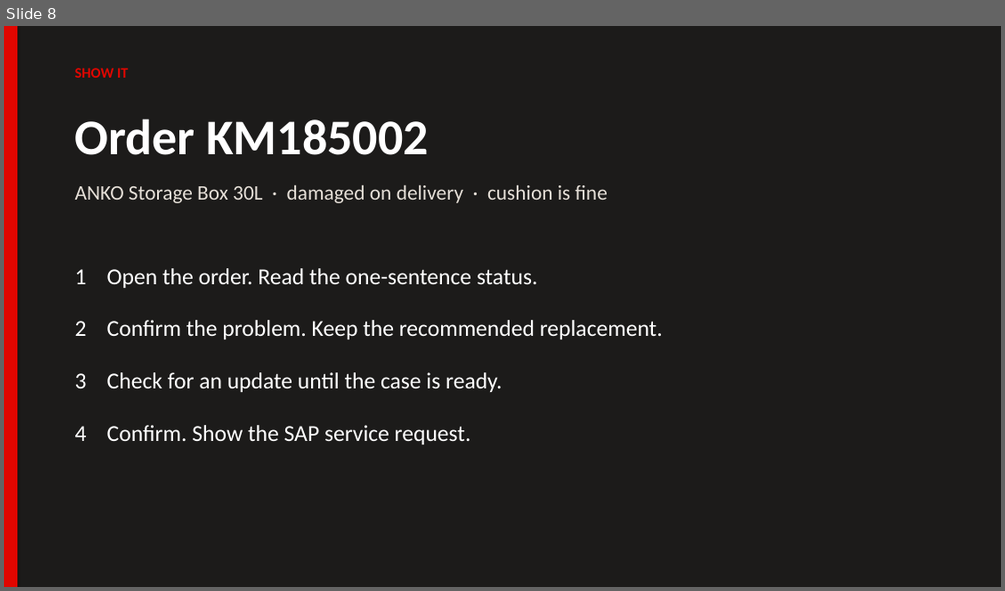
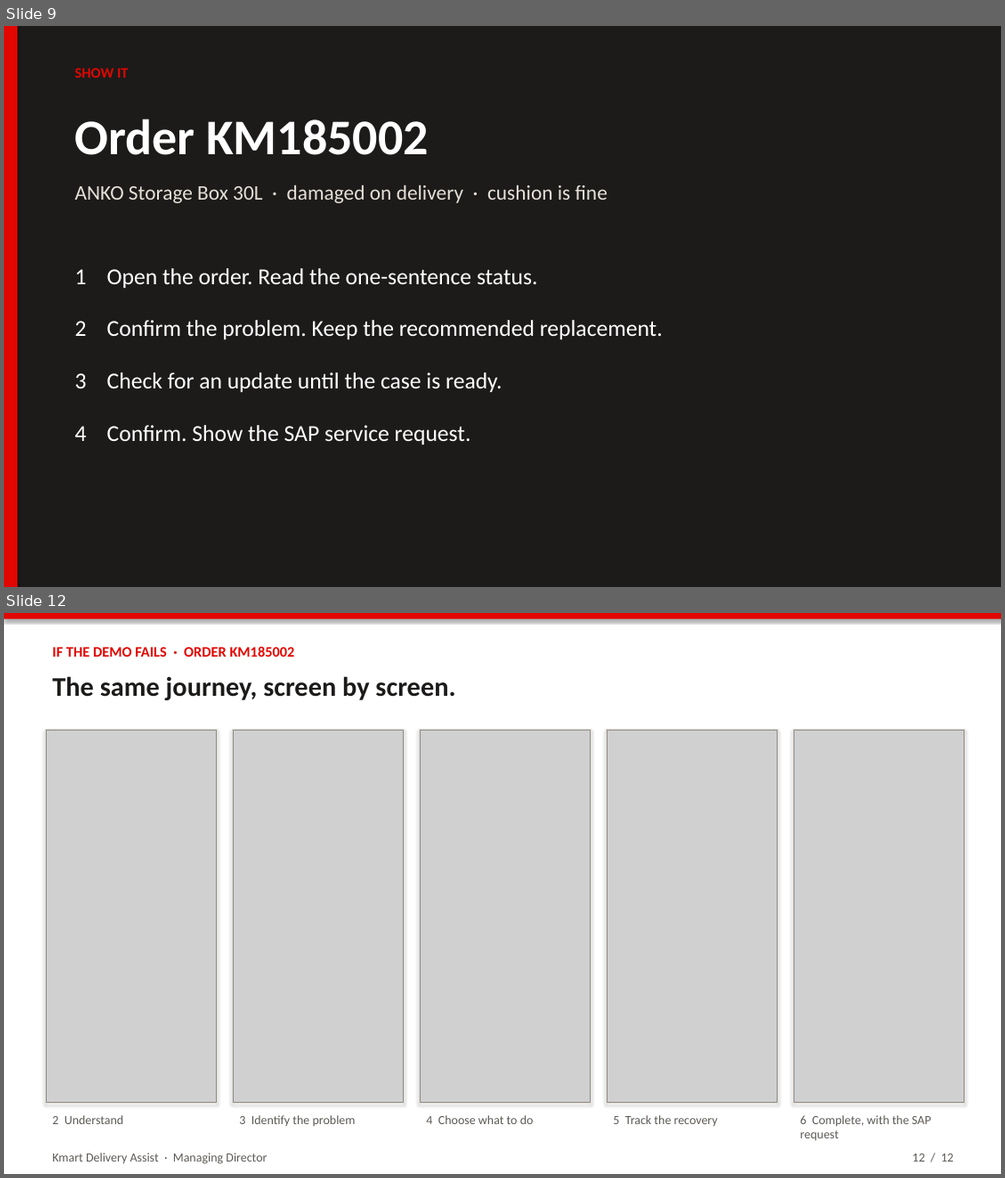
Before and after one commit to Dingchen-Yuan/A3, a slide deck: INFOSYS704 A3/pitch/Kmart-Delivery-Assist-Lab12.pptx. Shown one above the other, each under a label of ours: slide 8 before the commit, slides 9 and 12 after it; the slides between them are not shown. The pictures are 1005x591 and 1005x1178 pixels, drawn with LibreOffice and Linux fonts; fonts in the diff are those of the drawing; grey boxes stand for pictures. Boxes give left, top, right and bottom in pixels: in the first picture for what was removed or moved away, otherwise in the second. Text is boxed around its words. In the diff, an @@ line names an element or a change of style, - is before the commit and + after.

```diff
--- a/INFOSYS704 A3/pitch/Kmart-Delivery-Assist-Lab12.pptx
+++ b/INFOSYS704 A3/pitch/Kmart-Delivery-Assist-Lab12.pptx
@@ slide 12 added at (x1=4, y1=613, x2=1001, y2=1174), background #FFFFFF @@
@@ rectangle added at (x1=4, y1=613, x2=1001, y2=1174), fill #FFFFFF @@
@@ rectangle added at (x1=4, y1=613, x2=1001, y2=619), fill #E10600 @@
@@ text added at (x1=52, y1=646, x2=295, y2=657), 14 pt, text #E10600, bold @@
+IF THE DEMO FAILS · ORDER KM185002
@@ text added at (x1=52, y1=676, x2=455, y2=700), 26 pt, text #1C1B1A, bold @@
+The same journey, screen by screen.
@@ rectangle added at (x1=45, y1=729, x2=217, y2=1103), outline #E6E0D8 1 pt @@
@@ picture added at (x1=46, y1=730, x2=217, y2=1102) @@
@@ rectangle added at (x1=232, y1=729, x2=404, y2=1103), outline #E6E0D8 1 pt @@
@@ picture added at (x1=233, y1=730, x2=404, y2=1102) @@
@@ rectangle added at (x1=419, y1=729, x2=591, y2=1103), outline #E6E0D8 1 pt @@
@@ picture added at (x1=420, y1=730, x2=591, y2=1102) @@
@@ rectangle added at (x1=606, y1=729, x2=778, y2=1103), outline #E6E0D8 1 pt @@
@@ picture added at (x1=607, y1=730, x2=777, y2=1102) @@
@@ rectangle added at (x1=793, y1=729, x2=965, y2=1103), outline #E6E0D8 1 pt @@
@@ picture added at (x1=793, y1=730, x2=964, y2=1102) @@
@@ text added at (x1=52, y1=1115, x2=123, y2=1124), 12 pt, text #5E5A55 @@
+2 Understand
@@ text added at (x1=239, y1=1115, x2=356, y2=1126), 12 pt, text #5E5A55 @@
+3 Identify the problem
@@ text added at (x1=426, y1=1115, x2=534, y2=1124), 12 pt, text #5E5A55 @@
+4 Choose what to do
@@ text added at (x1=613, y1=1115, x2=718, y2=1126), 12 pt, text #5E5A55 @@
+5 Track the recovery
@@ text added at (x1=800, y1=1115, x2=931, y2=1140), 12 pt, text #5E5A55 @@
+6 Complete, with the SAP request
@@ text added at (x1=52, y1=1152, x2=267, y2=1164), 12 pt, text #5E5A55 @@
+Kmart Delivery Assist · Managing Director
@@ text added at (x1=912, y1=1153, x2=954, y2=1161), 12 pt, text #5E5A55 @@
+12 / 12
@@ what was slide 8 is now slide 9 @@
```
Also in this commit, not shown: 8 slides changed, 2 other slides added, 1 other file.
